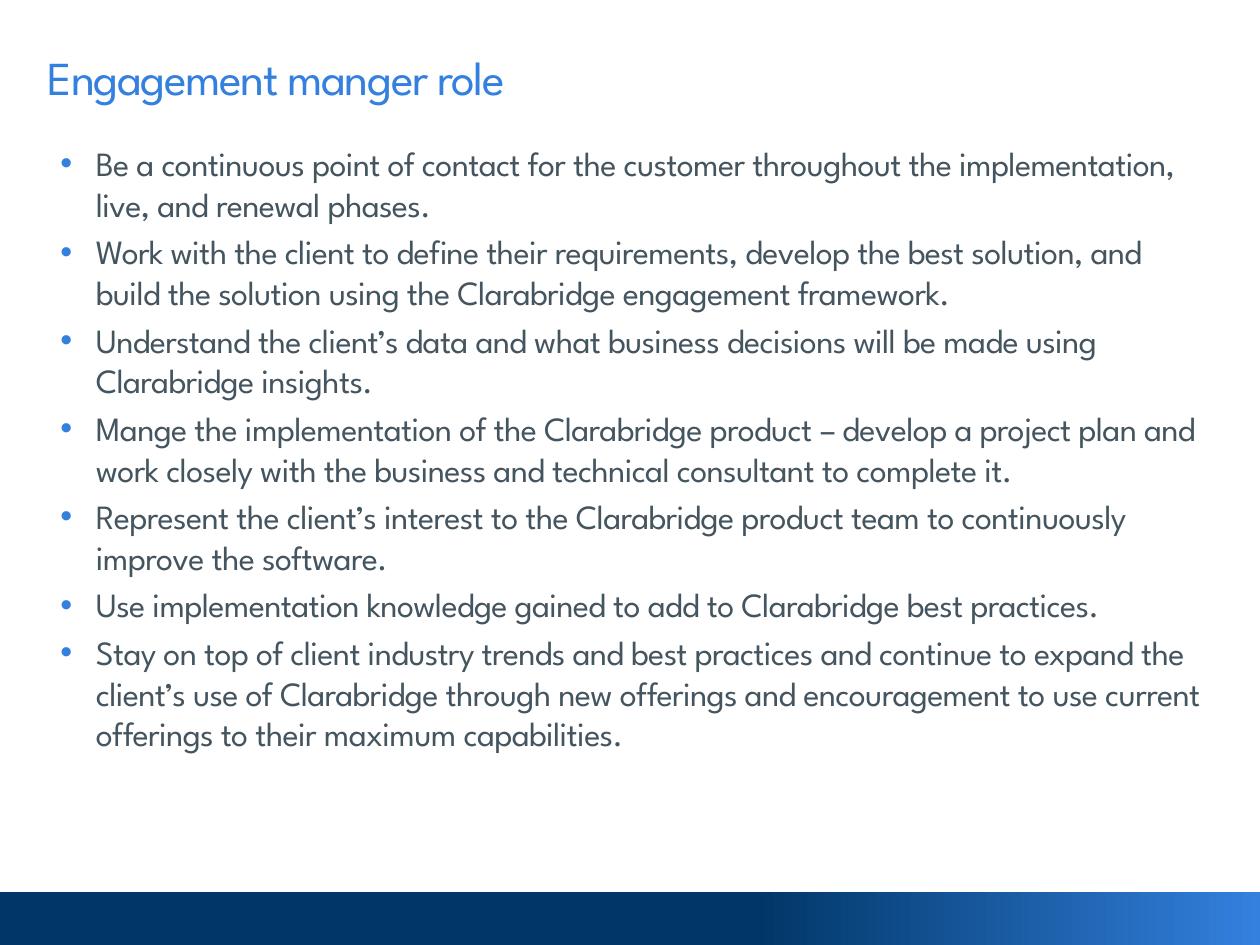
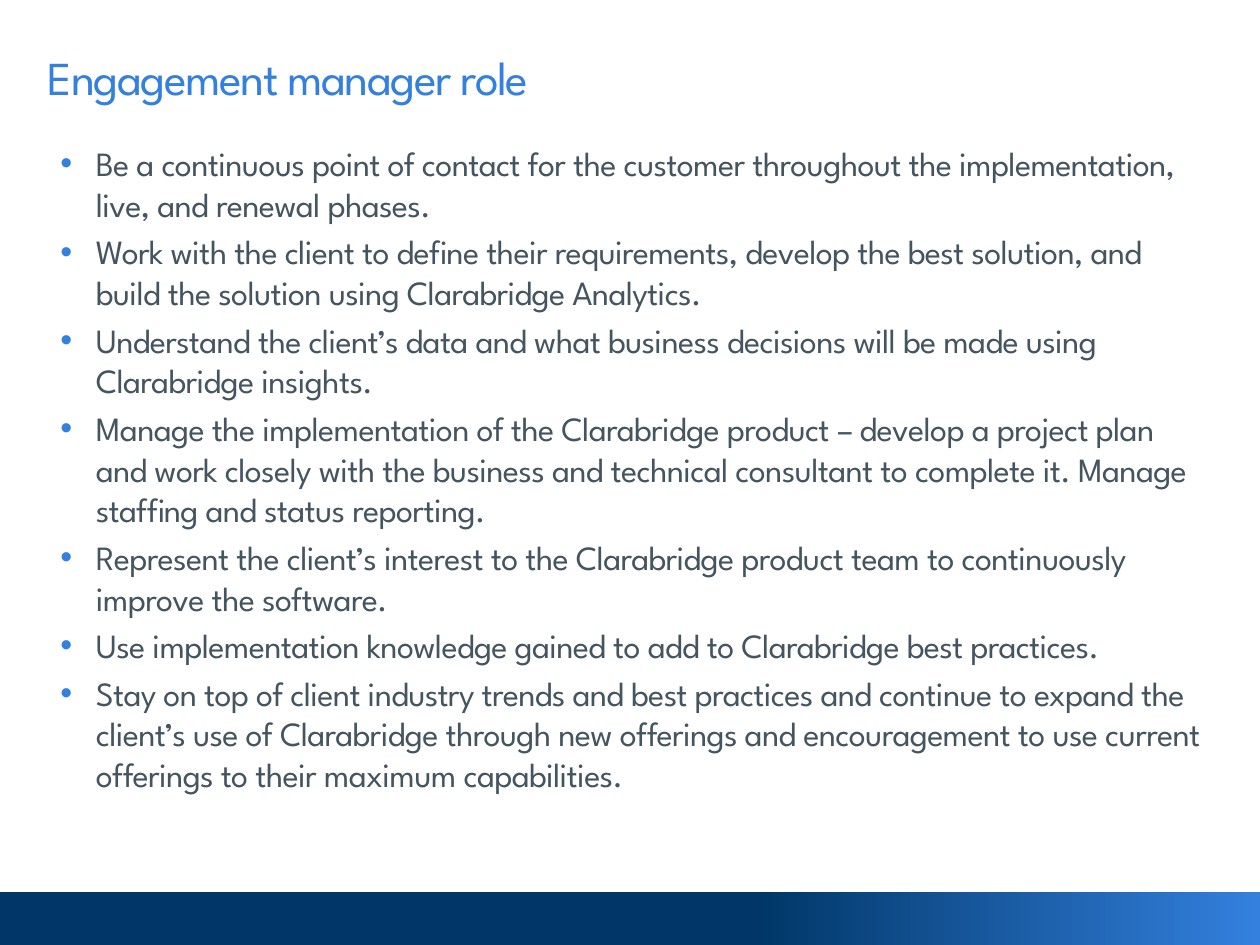
Before and after one commit to goodmorningdata/Clarabridge, a slide deck: slide 2 of 20191009_ace_presentation.pptx. Drawn at 1260x945 pixels with LibreOffice and Linux fonts; fonts in the diff are those of the drawing; background and template pictures are left out. Boxes give left, top, right and bottom in pixels: in the first picture for what was removed or moved away, otherwise in the second. Text is boxed around its words. In the diff, an @@ line names an element or a change of style, - is before the commit and + after.

```diff
--- a/20191009_ace_presentation.pptx
+++ b/20191009_ace_presentation.pptx
@@ title at [48, 62, 529, 106]: text changed @@
-Engagement manger role
+Engagement manager role
@@ text at [96, 240, 1142, 313]: text changed @@
-• Work with the client to define their requirements, develop the best solution, and build the solution using the Clarabridge engagement framework.
+• Work with the client to define their requirements, develop the best solution, and build the solution using Clarabridge Analytics.
@@ text at [96, 417, 1187, 530]: text changed @@
-• Mange the implementation of the Clarabridge product – develop a project plan and work closely with the business and technical consultant to complete it.
+• Manage the implementation of the Clarabridge product – develop a project plan and work closely with the business and technical consultant to complete it. Manage staffing and status reporting.
```
Also in this commit, not shown: 7 other slides changed, 1 other file.
